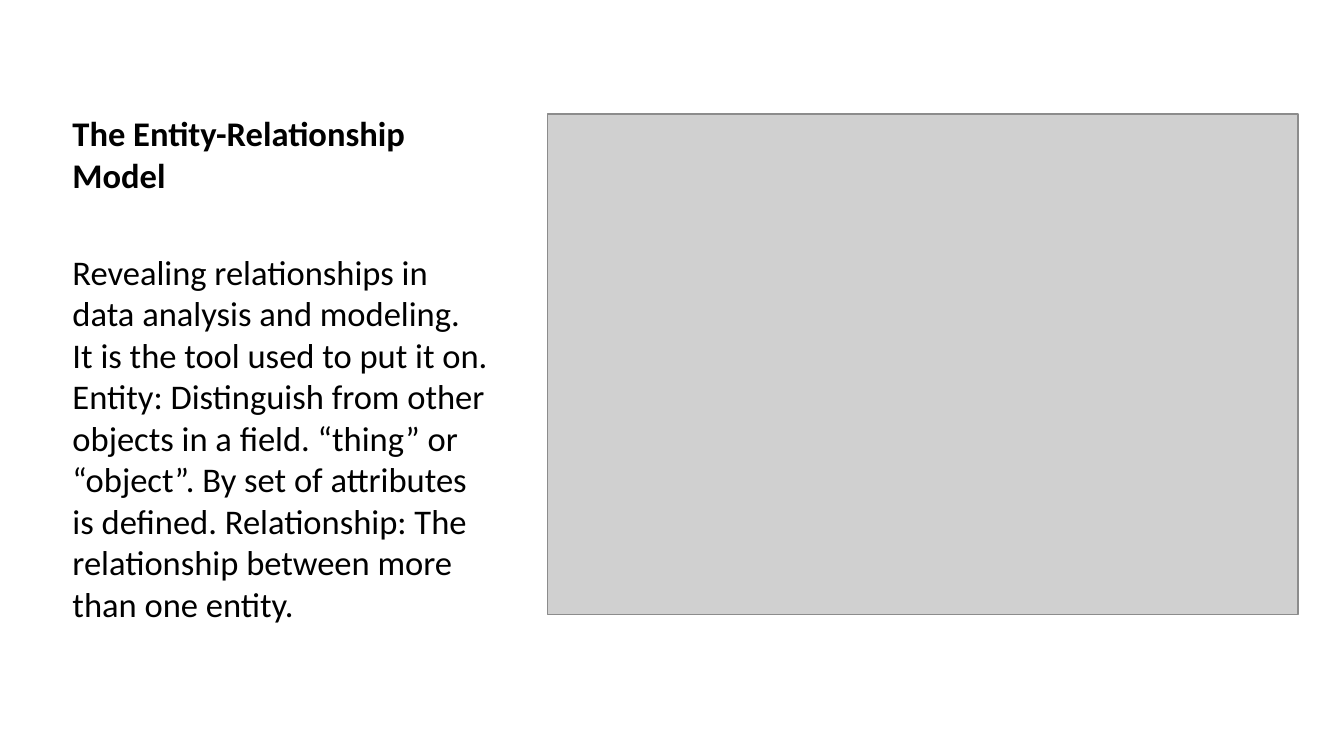
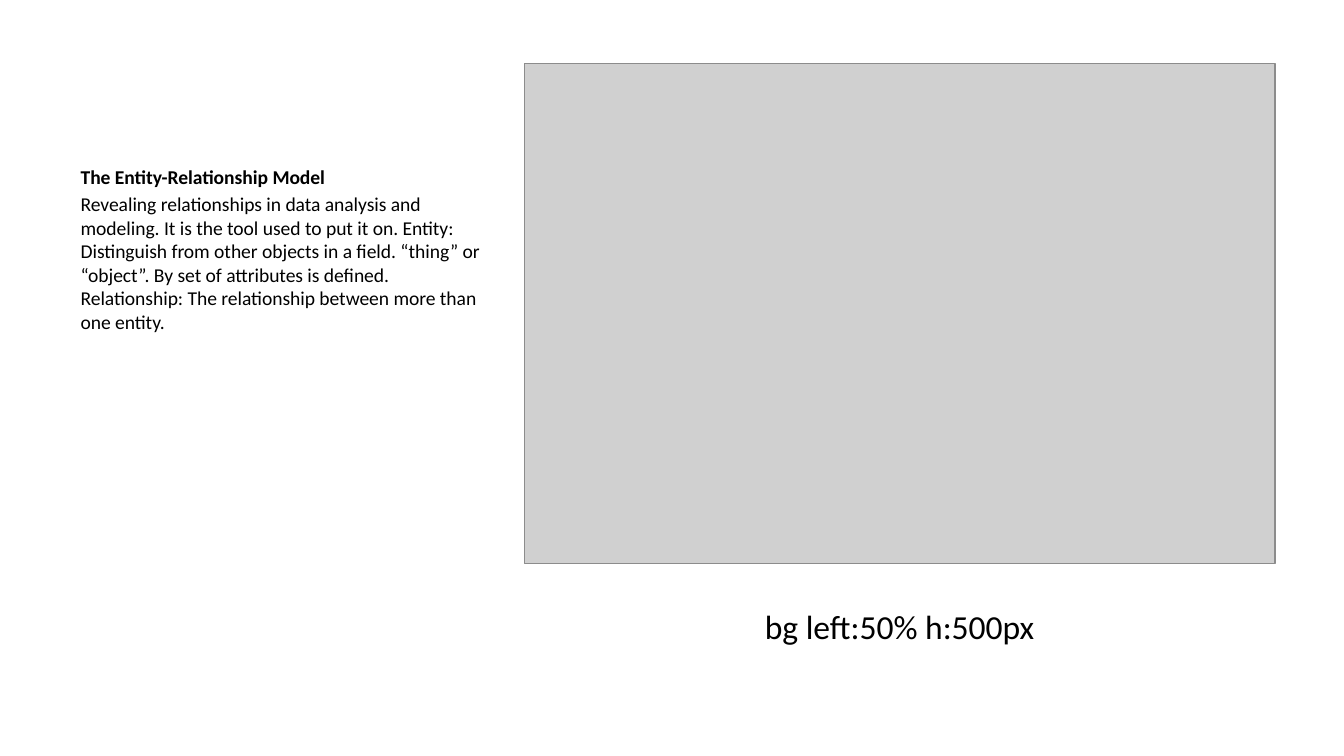
Before and after one commit to ucoruh/course-note-template, a slide deck: slide 10 of docs/week-1/week-1.en.md_word.pptx. Drawn at 1344x756 pixels with LibreOffice and Linux fonts; fonts in the diff are those of the drawing; grey boxes stand for pictures. Boxes give left, top, right and bottom in pixels: in the first picture for what was removed or moved away, otherwise in the second. Text is boxed around its words. In the diff, an @@ line names an element or a change of style, - is before the commit and + after.

```diff
--- a/docs/week-1/week-1.en.md_word.pptx
+++ b/docs/week-1/week-1.en.md_word.pptx
@@ picture moved from (x1=548, y1=114, x2=1298, y2=614) to (x1=524, y1=63, x2=1274, y2=563) @@
@@ text "The Entity-Relationship Model" moved from (x1=72, y1=121, x2=487, y2=623) to (x1=81, y1=170, x2=480, y2=332) @@
@@ text "The Entity-Relationship Model" at (x1=81, y1=170, x2=480, y2=332): size 18.5 to 10.5 pt; less space between paragraphs @@
@@ text added at (x1=765, y1=615, x2=1034, y2=645), 18 pt, text #000000 @@
+bg left:50% h:500px
```
Also in this commit, not shown: 5 other slides changed, 3 other files.
